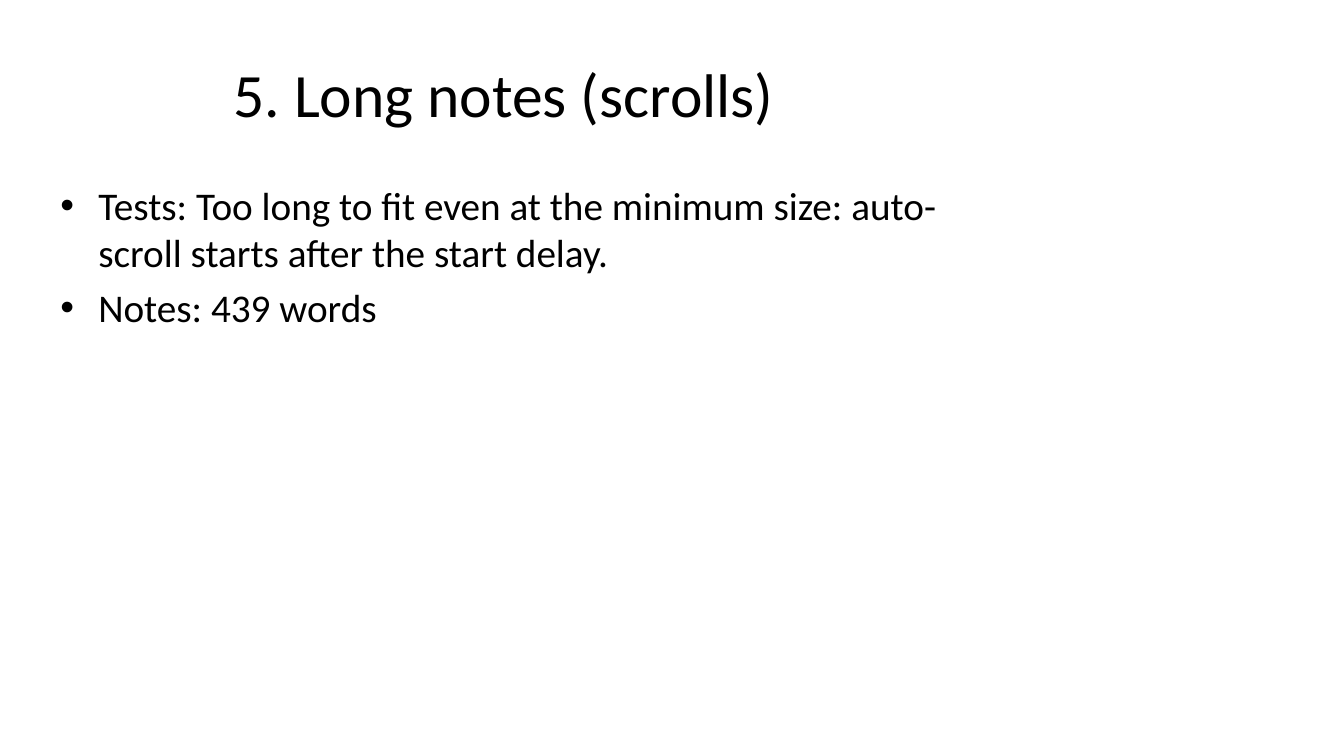
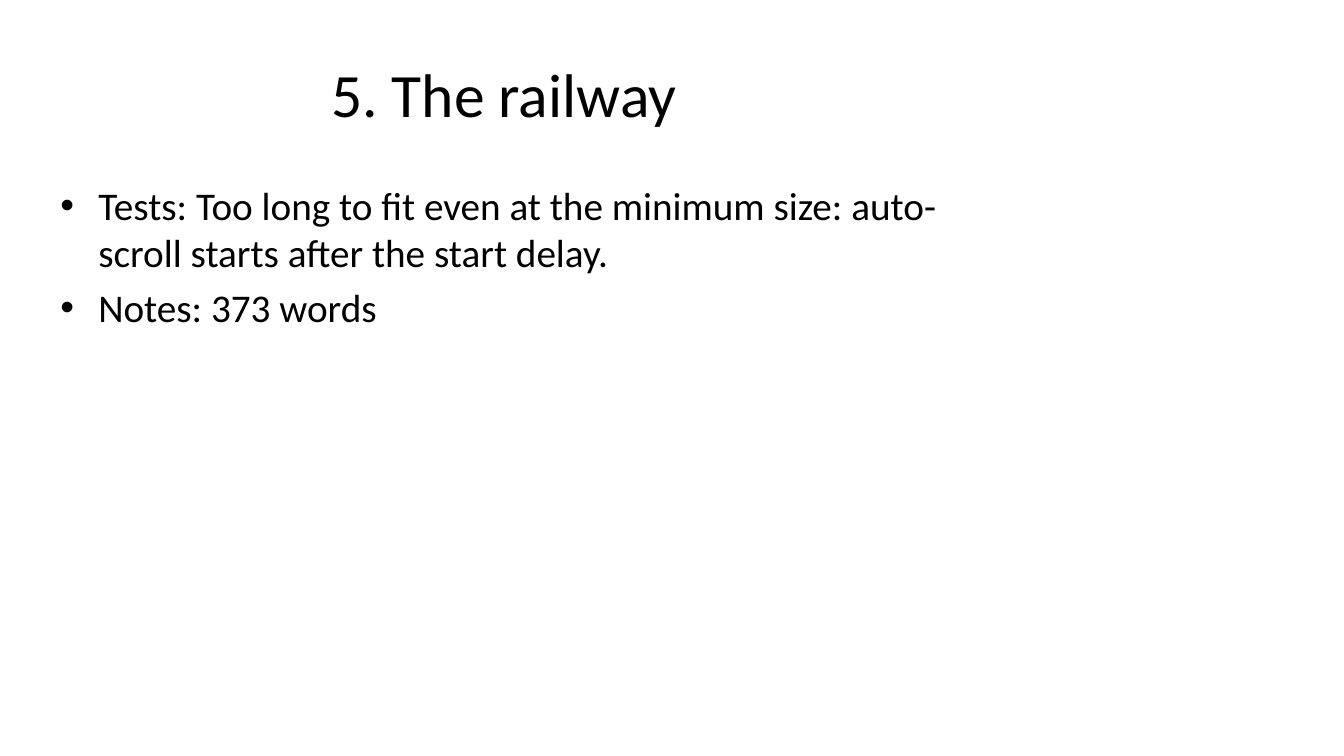
Before and after one commit to josephstracuzzi/clean-notes-joe, a slide deck: slide 5 of test_decks/Clean Notes Joe Test Deck.pptx. Drawn at 1344x756 pixels with LibreOffice and Linux fonts; fonts in the diff are those of the drawing. Boxes give left, top, right and bottom in pixels: in the first picture for what was removed or moved away, otherwise in the second. Text is boxed around its words. In the diff, an @@ line names an element or a change of style, - is before the commit and + after.

```diff
--- a/test_decks/Clean Notes Joe Test Deck.pptx
+++ b/test_decks/Clean Notes Joe Test Deck.pptx
@@ title at box(331, 74, 677, 127): text changed @@
-5. Long notes (scrolls)
+5. The railway
@@ text at box(98, 294, 376, 323): text changed @@
-• Notes: 439 words
+• Notes: 373 words
```
Also in this commit, not shown: 8 other slides changed, 7 other files.
